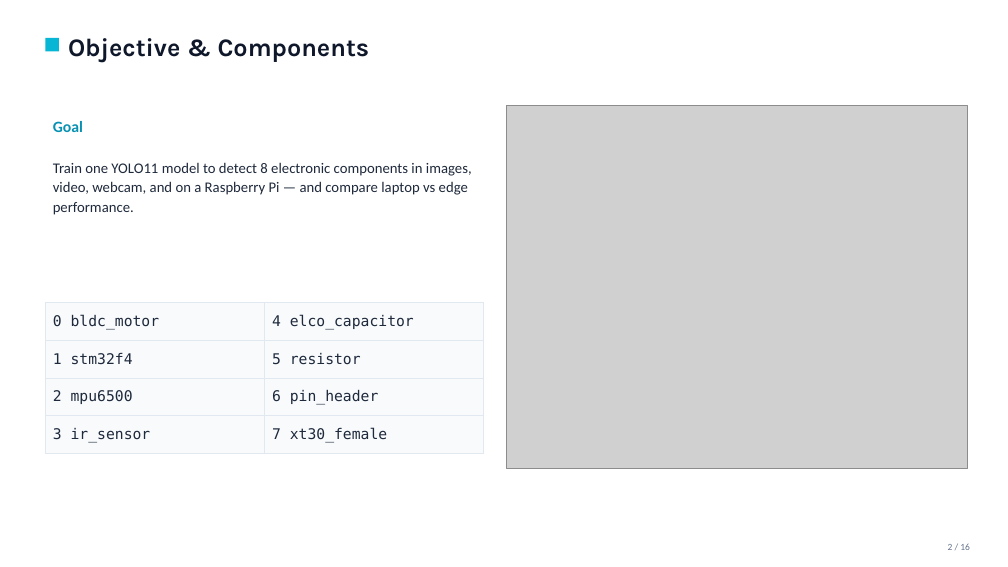
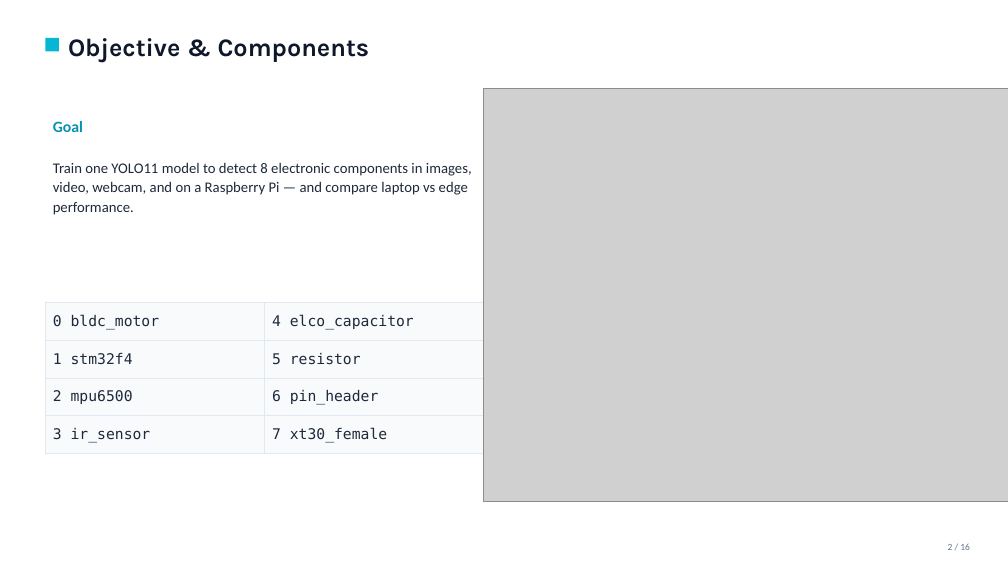
Before and after one commit to AhmadHaniF1145/component-detection-yolo11, a slide deck: slide 2 of Component-Detection-YOLO11.pptx. Drawn at 1008x567 pixels with LibreOffice and Linux fonts; fonts in the diff are those of the drawing; grey boxes stand for pictures. Boxes give left, top, right and bottom in pixels: in the first picture for what was removed or moved away, otherwise in the second. Text is boxed around its words. In the diff, an @@ line names an element or a change of style, - is before the commit and + after.

```diff
--- a/Component-Detection-YOLO11.pptx
+++ b/Component-Detection-YOLO11.pptx
@@ picture resized from (x1=507, y1=106, x2=968, y2=469) to (x1=484, y1=88, x2=1008, y2=501) @@
@@ table resized from (x1=45, y1=302, x2=484, y2=447) to (x1=45, y1=302, x2=484, y2=454) @@
```
Also in this commit, not shown: 8 other files.
